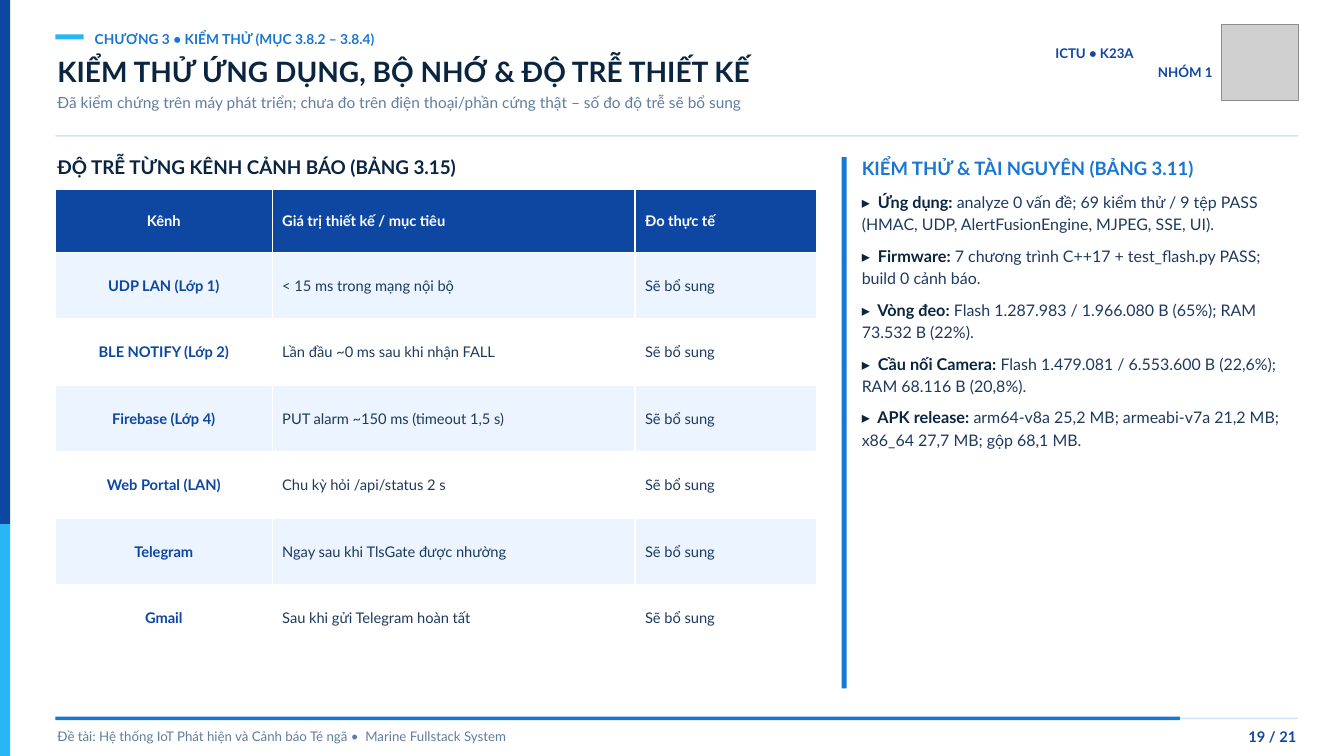
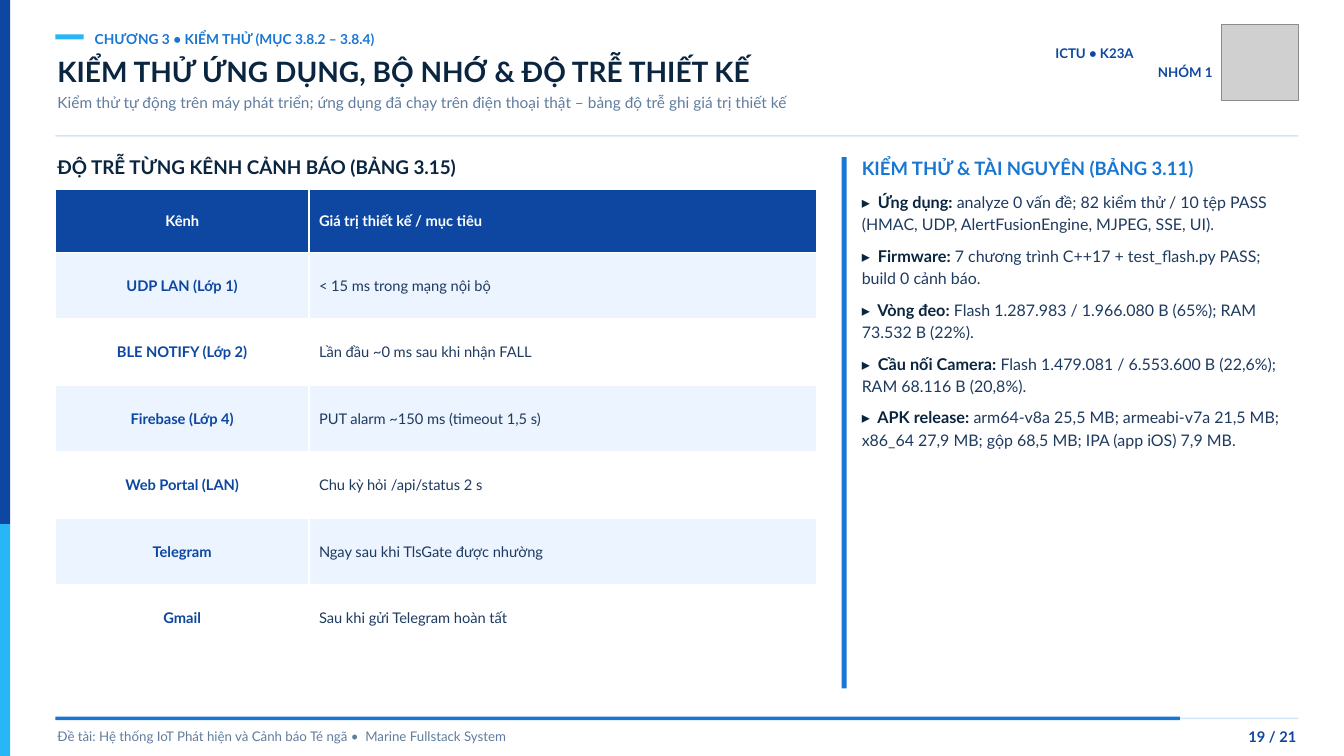
Before and after one commit to twhunq/Fall-Detect, a slide deck: slide 19 of docs/reports/Slide_Thuyet_Trinh_Nhom_1.pptx. Drawn at 1344x756 pixels with LibreOffice and Linux fonts; fonts in the diff are those of the drawing; grey boxes stand for pictures. Boxes give left, top, right and bottom in pixels: in the first picture for what was removed or moved away, otherwise in the second. Text is boxed around its words. In the diff, an @@ line names an element or a change of style, - is before the commit and + after.

```diff
--- a/docs/reports/Slide_Thuyet_Trinh_Nhom_1.pptx
+++ b/docs/reports/Slide_Thuyet_Trinh_Nhom_1.pptx
@@ text at box(57, 95, 787, 111): text changed @@
-Đã kiểm chứng trên máy phát triển; chưa đo trên điện thoại/phần cứng thật – số đo độ trễ sẽ bổ sung
+Kiểm thử tự động trên máy phát triển; ứng dụng đã chạy trên điện thoại thật – bảng độ trễ ghi giá trị thiết kế
@@ table at box(55, 190, 817, 651) @@
-column 3: Đo thực tế | Sẽ bổ sung | Sẽ bổ sung | Sẽ bổ sung | Sẽ bổ sung | Sẽ bổ sung | Sẽ bổ sung
@@ text at box(862, 193, 1267, 233): text changed @@
-▸ Ứng dụng: analyze 0 vấn đề; 69 kiểm thử / 9 tệp PASS (HMAC, UDP, AlertFusionEngine, MJPEG, SSE, UI).
+▸ Ứng dụng: analyze 0 vấn đề; 82 kiểm thử / 10 tệp PASS (HMAC, UDP, AlertFusionEngine, MJPEG, SSE, UI).
@@ text at box(862, 411, 1279, 449): text changed @@
-▸ APK release: arm64-v8a 25,2 MB; armeabi-v7a 21,2 MB; x86_64 27,7 MB; gộp 68,1 MB.
+▸ APK release: arm64-v8a 25,5 MB; armeabi-v7a 21,5 MB; x86_64 27,9 MB; gộp 68,5 MB; IPA (app iOS) 7,9 MB.
```
Also in this commit, not shown: 6 other slides changed, 8 other files.
